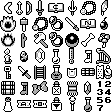
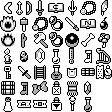
Layer changes from the first 112×112 image to the second:
painted on "merged" over [97, 81, 111, 111]
